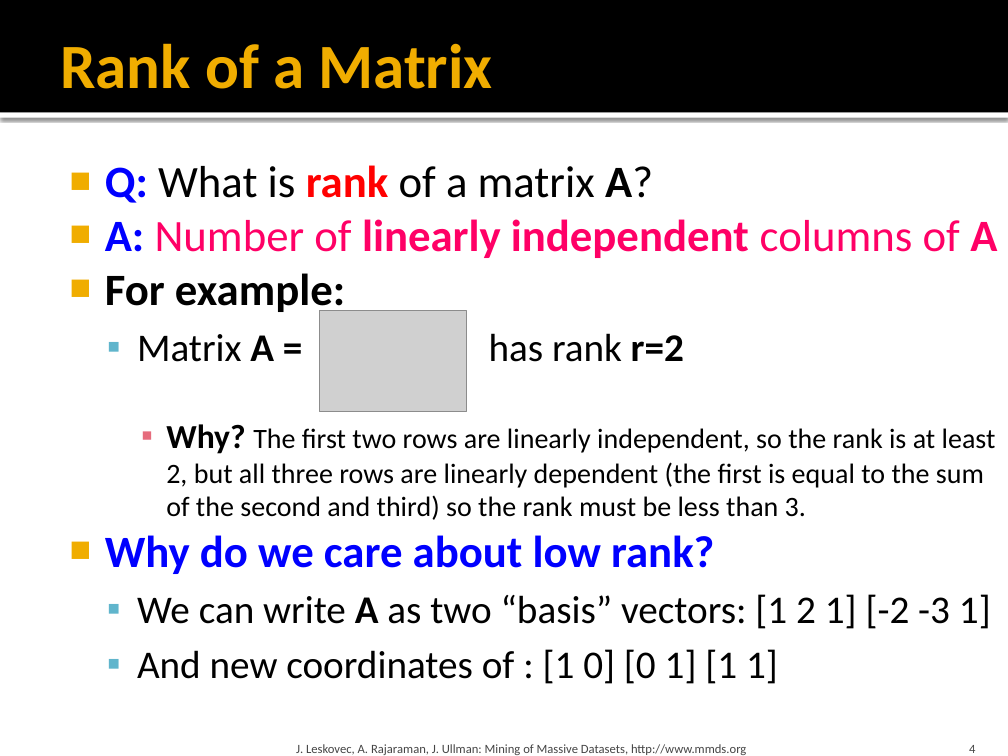
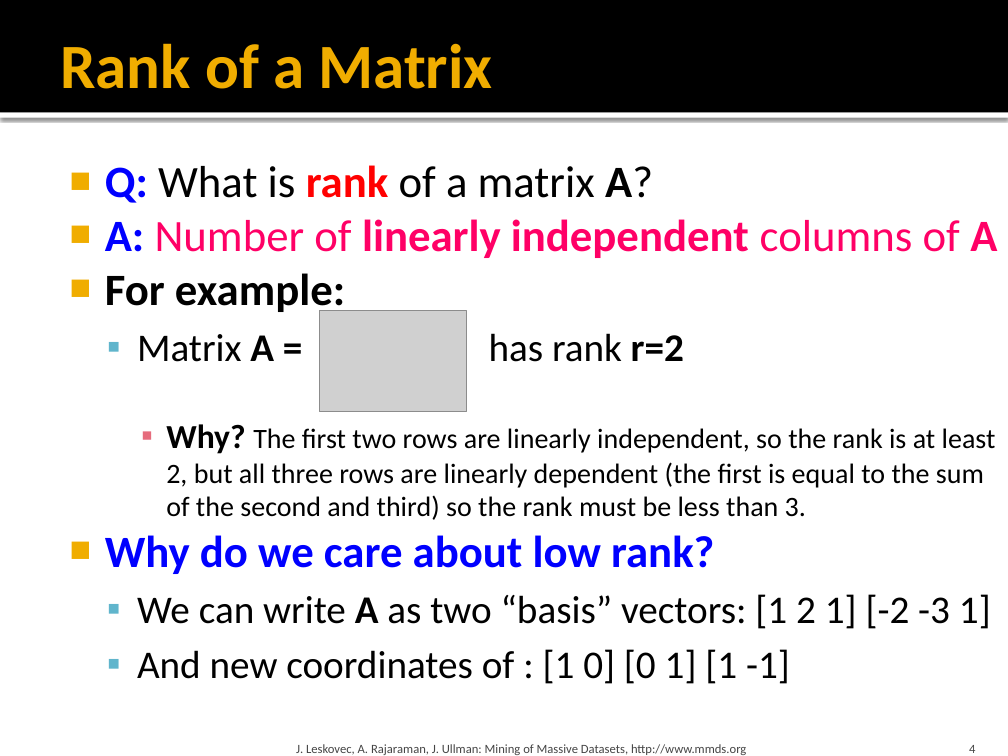
Before and after one commit to chriswjh/chriswjh.github.io, a slide deck: slide 4 of BDM/11-dimred.pptx. Drawn at 1008x756 pixels with LibreOffice and Linux fonts; fonts in the diff are those of the drawing; grey boxes stand for pictures. Boxes give left, top, right and bottom in pixels: in the first picture for what was removed or moved away, otherwise in the second. Text is boxed around its words. In the diff, an @@ line names an element or a change of style, - is before the commit and + after.

```diff
--- a/BDM/11-dimred.pptx
+++ b/BDM/11-dimred.pptx
@@ text at (137,649,790,684): text changed @@
-  ▪ And new coordinates of : [1 0] [0 1] [1 1]
+  ▪ And new coordinates of : [1 0] [0 1] [1 -1]
```
Also in this commit, not shown: 1 other slide changed, 3 other files.
